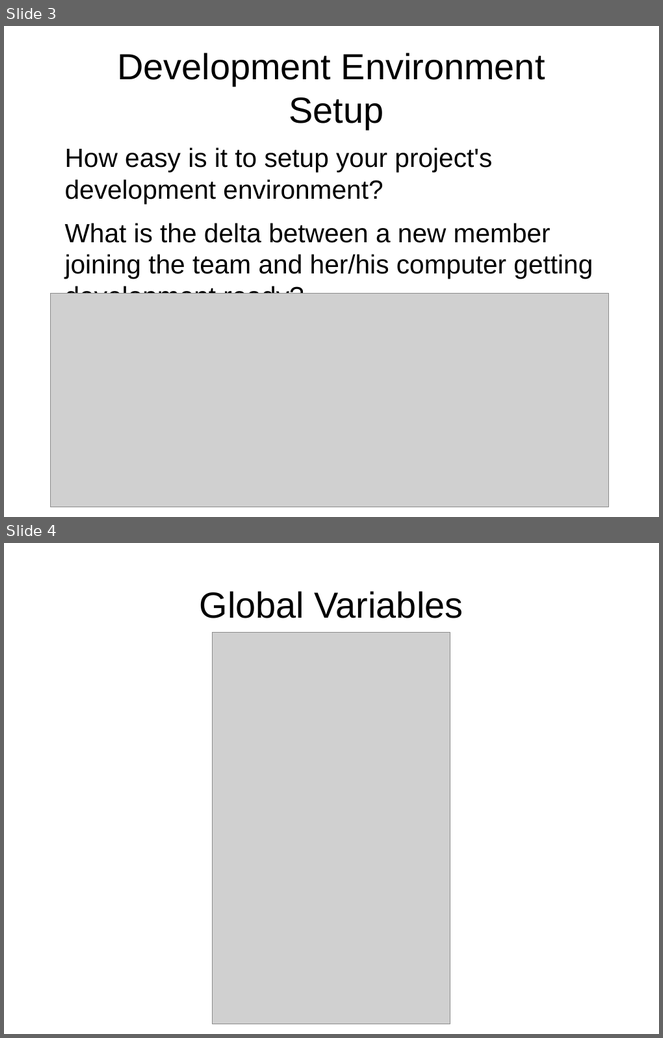
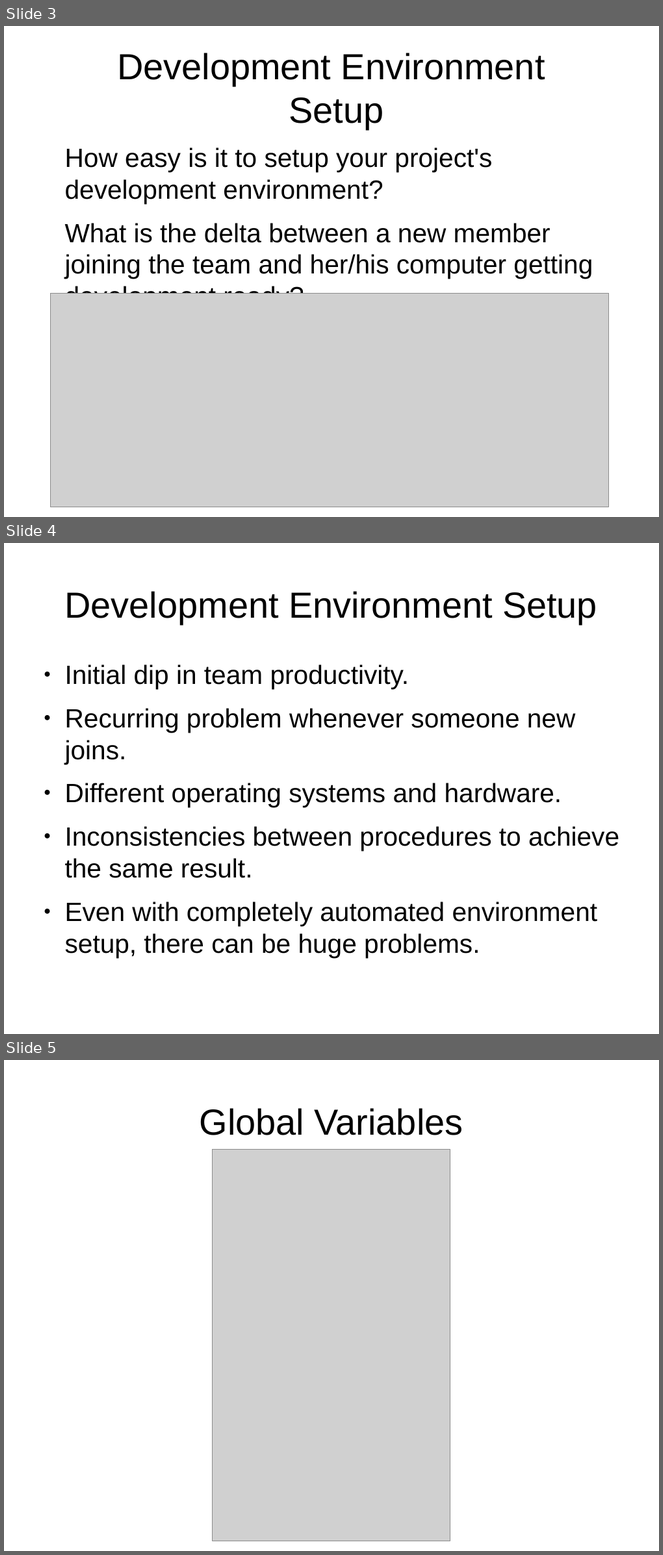
Before and after one commit to mihirk/presentation, a slide deck: kidding_me.odp. Shown one above the other, each under a label of ours: slides 3 and 4 before the commit, slides 3, 4 and 5 after it. The pictures are 663x1038 and 663x1555 pixels, drawn with LibreOffice and Linux fonts; fonts in the diff are those of the drawing; grey boxes stand for pictures. Boxes give left, top, right and bottom in pixels: in the first picture for what was removed or moved away, otherwise in the second. Text is boxed around its words. In the diff, an @@ line names an element or a change of style, - is before the commit and + after.

```diff
--- a/kidding_me.odp
+++ b/kidding_me.odp
@@ slide 4 added at [4, 543, 659, 1034], background #FFFFFF @@
@@ title added at [65, 591, 597, 624], 44 pt, text #000000 @@
+Development Environment Setup
@@ text added at [65, 665, 620, 958], 32 pt, text #000000 @@
+● Initial dip in team productivity.
+● Recurring problem whenever someone new joins.
+● Different operating systems and hardware.
+● Inconsistencies between procedures to achieve the same result.
+● Even with completely automated environment setup, there can be huge problems.
@@ what was slide 4 is now slide 5 @@
```
